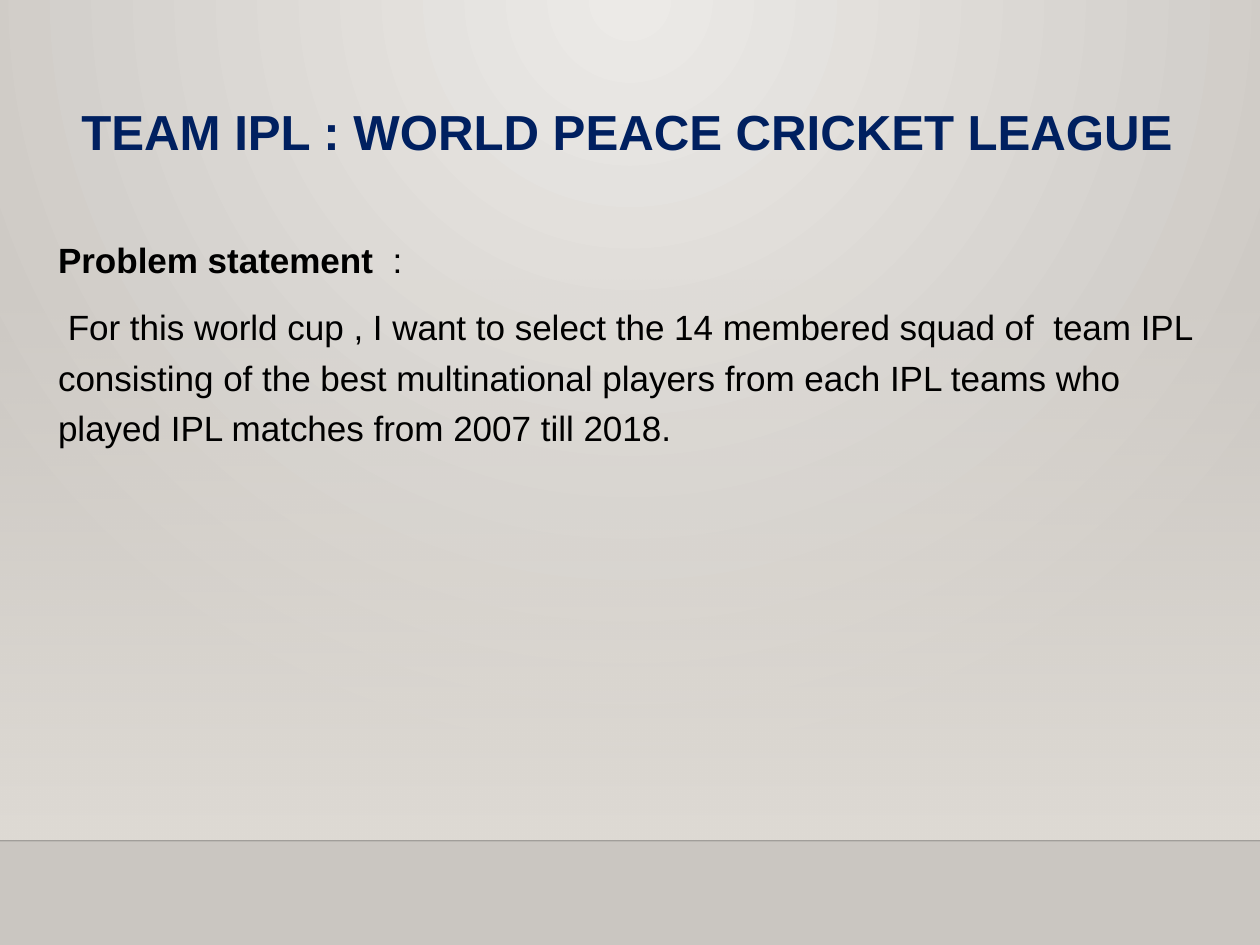
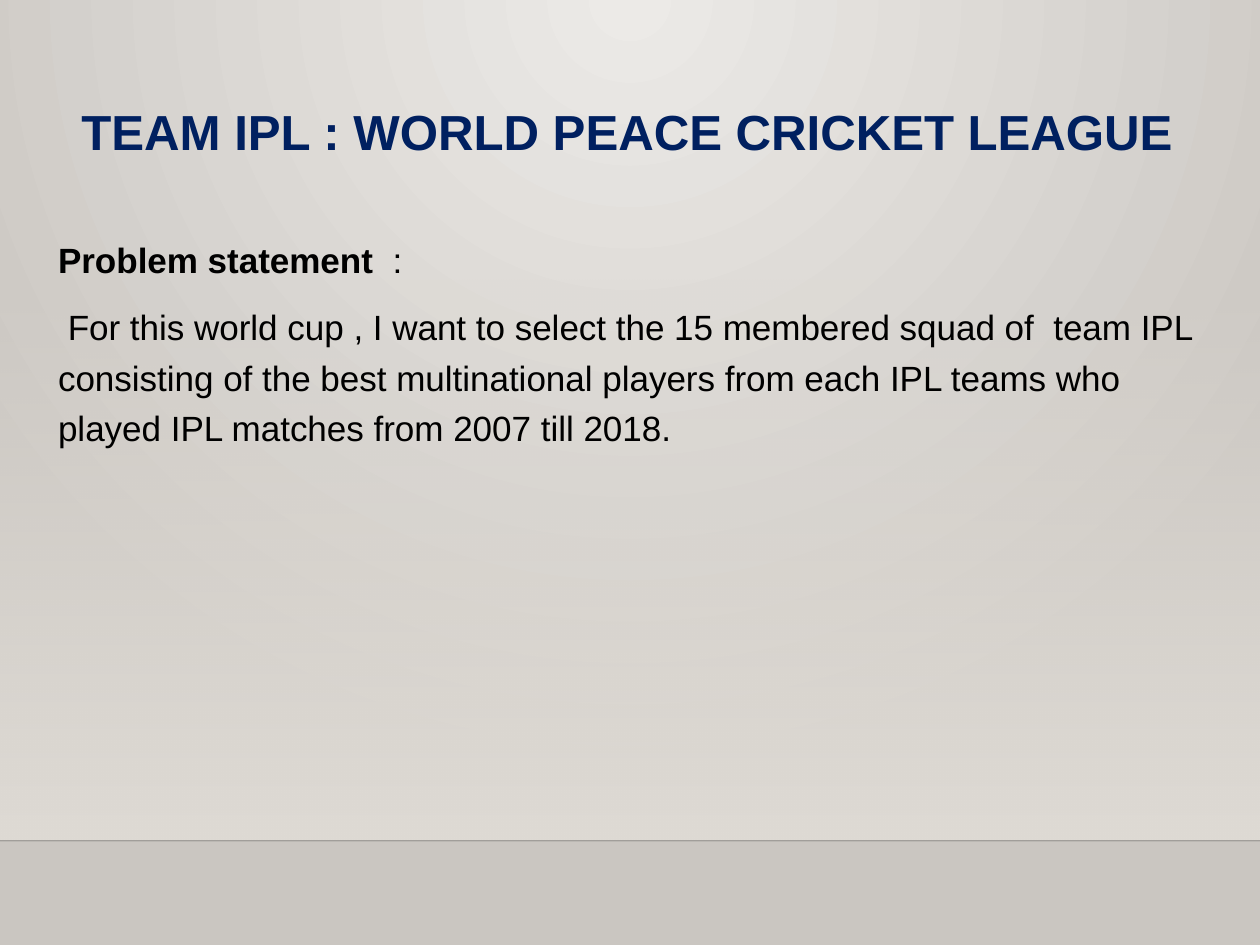
Before and after one commit to idhariharan/Hari-Iyer-INSAID-GCDAI-, a slide deck: slide 5 of Hari IyerMarch 2019 Cohort Term1 Project World Peace Cricket League.pptx. Drawn at 1260x945 pixels with LibreOffice and Linux fonts; fonts in the diff are those of the drawing; background and template pictures are left out. Boxes give left, top, right and bottom in pixels: in the first picture for what was removed or moved away, otherwise in the second. Text is boxed around its words. In the diff, an @@ line names an element or a change of style, - is before the commit and + after.

```diff
--- a/Hari IyerMarch 2019 Cohort Term1 Project World Peace Cricket League.pptx
+++ b/Hari IyerMarch 2019 Cohort Term1 Project World Peace Cricket League.pptx
@@ text at (x1=58, y1=314, x2=1194, y2=448): text changed @@
-For this world cup , I want to select the 14 membered squad of team IPL consisting of the best multinational players from each IPL teams who played IPL matches from 2007 till 2018.
+For this world cup , I want to select the 15 membered squad of team IPL consisting of the best multinational players from each IPL teams who played IPL matches from 2007 till 2018.
```
